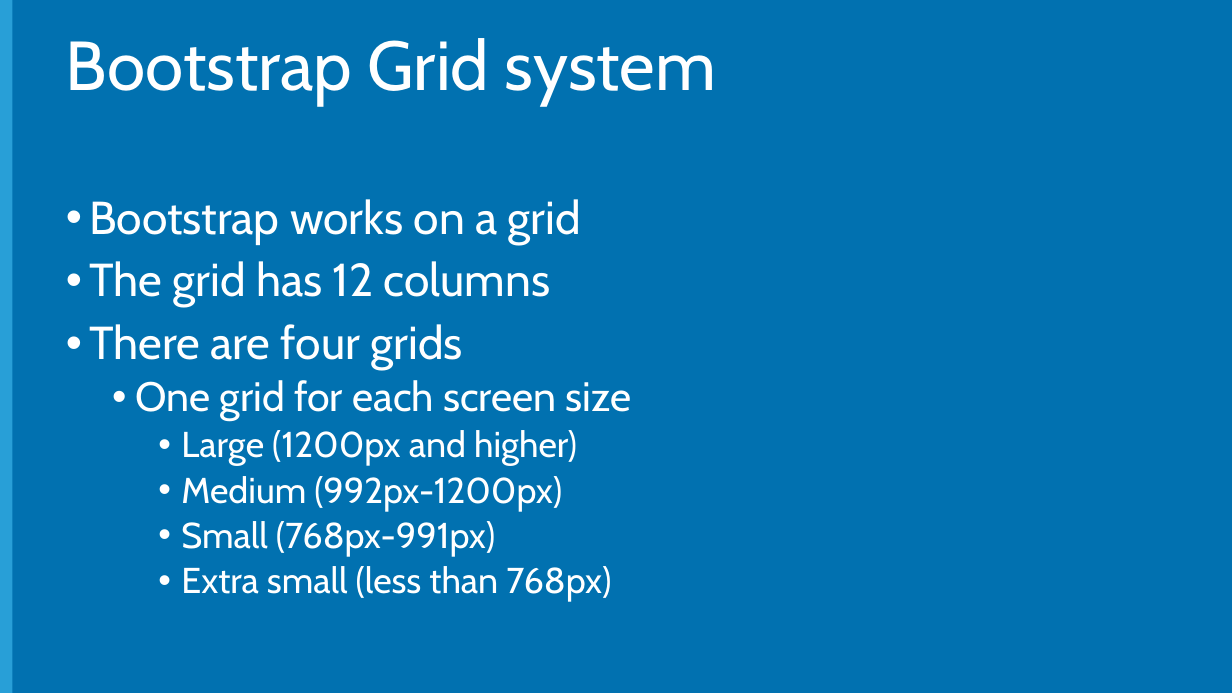
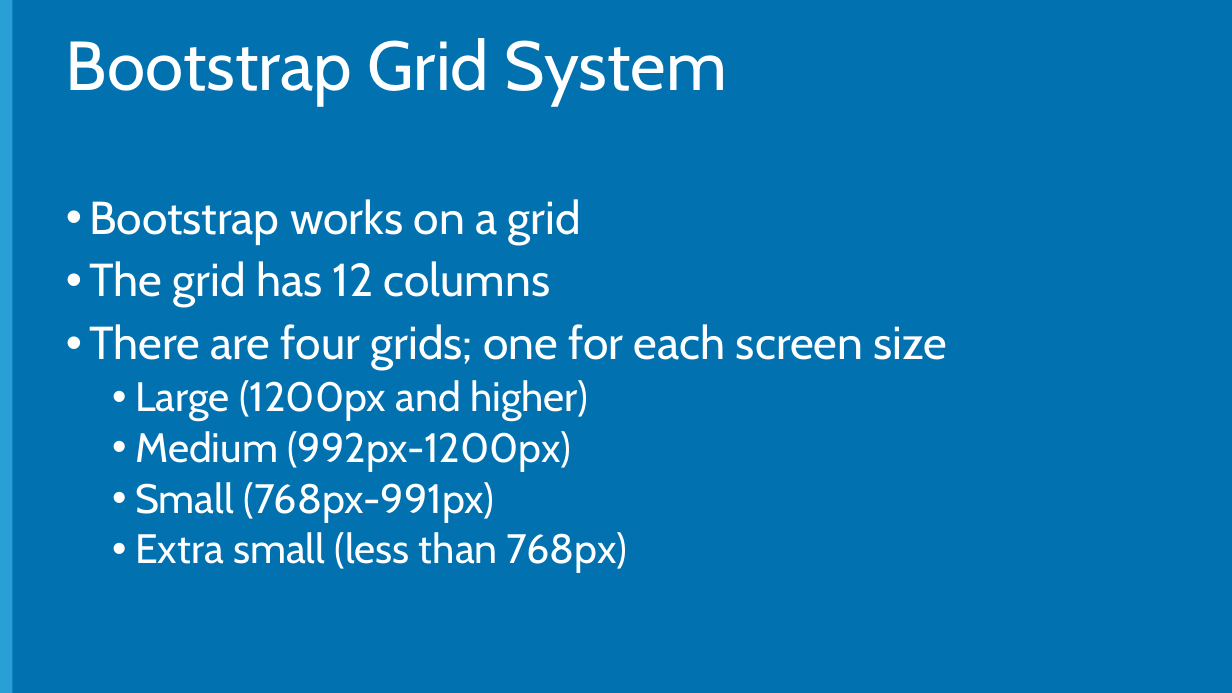
Before and after one commit to Microsoft-Web/NodeCamp, a slide deck: slide 11 of Presentation/CreatingTheUI/CreatingTheUI.pptx. Drawn at 1232x693 pixels with LibreOffice and Linux fonts; fonts in the diff are those of the drawing; background and template pictures are left out. Boxes give left, top, right and bottom in pixels: in the first picture for what was removed or moved away, otherwise in the second. Text is boxed around its words. In the diff, an @@ line names an element or a change of style, - is before the commit and + after.

```diff
--- a/Presentation/CreatingTheUI/CreatingTheUI.pptx
+++ b/Presentation/CreatingTheUI/CreatingTheUI.pptx
@@ title at (66, 38, 727, 106): text changed @@
-Bootstrap Grid system
+Bootstrap Grid System
@@ text at (89, 324, 948, 370): text changed; size 32 to 36 pt @@
-• There are four grids
-  • One grid for each screen size
+• There are four grids; one for each screen size
@@ text at (135, 380, 627, 573): size 28 to 32 pt in "Large (1200px and higher)", "Medium (992px-1200px)", "Small (768px-991px)", "Extra small (less than 768px)"; list level 3 to 2 in "Large (1200px and higher)"; list level 3 to 2 in "Medium (992px-1200px)"; list level 3 to 2 in "Small (768px-991px)"; list level 3 to 2 in "Extra small (less than 768px)" @@
```
Also in this commit, not shown: 9 other slides changed, 6 other files.
